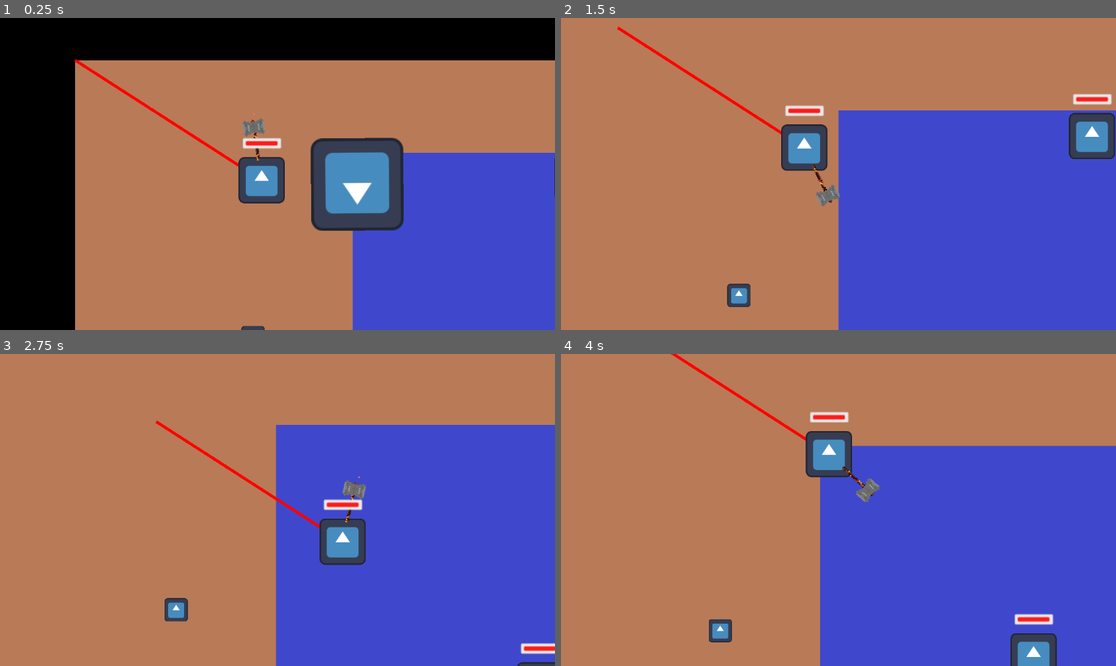
Above: before the commit, frames 1-4 (two rows, left to right).
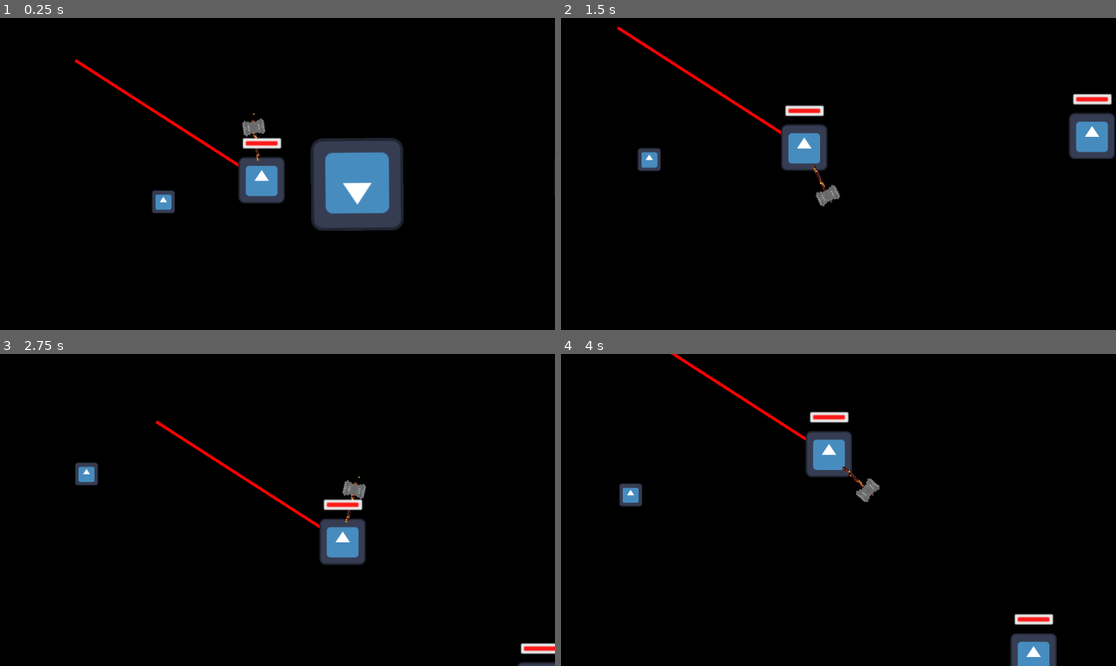
Above: after the commit, the same moments.

Repository: Arthexs/Rising-gamejam
Game: Godot game, scene res://Scenes/Main/main.tscn
The game is run twice, just before and just after one commit, with the same random seed, the same clock (stepped at 60 frames per second) and the same inputs. The engine's default icon, where the game draws it, is replaced by a stand-in: a white triangle on a blue panel in a dark square.
Inputs (mouse positions are in pixels of both pictures, inside the frame that each line leads up to):
- Up to frame 1 (0.25 s): no input
- Up to frame 2 (1.5 s): move the mouse to (960, 158) at 0.52 s; hold D (Right) 0.53-1.28 s; move the mouse to (727, 189) at 1.27 s; hold S (Down) from 1.28 s (still down)
- Up to frame 3 (2.75 s): move the mouse to (333, 441) at 2.02 s; release S (Down) at 2.03 s; hold D (Right) from 2.03 s (still down)
- Up to frame 4 (4 s): move the mouse to (810, 572) at 2.77 s; release D (Right) at 2.78 s; hold W (Up) 2.78-3.53 s; move the mouse to (1005, 556) at 3.52 s; hold A (Left) from 3.53 s (still down)

The runs differ from the first frame. In frame 1, 68% of the frame differs, in the area x 13-100%, y 13-100%; in frame 2, 97%; in frame 3, 98%, in the area x 0-100%, y 0-100%; in frame 4, 97%.

Commit message:
Made items display label via popup_manager node

Diff:
--- a/Globals/globals.gd
+++ b/Globals/globals.gd
@@ -4,6 +4,14 @@
 
 @export var melee1_packed_scene: PackedScene = preload("res://Scenes/Mobs/melee_mob.tscn") as PackedScene
 @export var ranged1_packed_scene: PackedScene = preload("res://Scenes/Mobs/ranged_mob.tscn") as PackedScene
+
+var popup_manager: PopupManager
+
+func _ready() -> void:
+	for node: Node in get_tree().root.get_children():
+		if node.name == "Main":
+			popup_manager = node.find_child("Popup_manager")
+	print(popup_manager.name)
 
 enum directions {UP, RIGHT, DOWN, LEFT}
 
--- /dev/null
+++ b/Scenes/HUD/pop-up-label.tscn
@@ -0,0 +1,15 @@
+[gd_scene load_steps=2 format=3 uid="uid://p3kj4wwphiv8"]
+
+[ext_resource type="FontFile" uid="uid://tqsi6g8j2pre" path="res://Assets/Fonts/arcadeclassic/ARCADECLASSIC.TTF" id="1_lxper"]
+
+[node name="Label" type="Label"]
+modulate = Color(1, 1, 1, 0)
+offset_right = 515.0
+offset_bottom = 525.0
+scale = Vector2(0.25, 0.25)
+theme_override_fonts/font = ExtResource("1_lxper")
+theme_override_font_sizes/font_size = 40
+text = "AAAAAAAAAAAIAAAAAAAAAAA"
+horizontal_alignment = 1
+vertical_alignment = 2
+autowrap_mode = 3
--- a/Scenes/Items/item.gd
+++ b/Scenes/Items/item.gd
@@ -2,9 +2,53 @@
 
 class_name BaseItem
 
-@export var player: Player
+#@export var player: Player
+@export var interaction_range: CollisionShape2D
+@export var description_label: Label
 var cost: int = 10
 var text: String = "Test item with text"
+var fade_time: float = 0.4
 
-#func buy()
-	#
+var placed_label_position: Vector2
+
+var is_showing: bool = false
+
+
+
+func _ready() -> void:
+	print("get position")
+	print(interaction_range.shape.get_rect().position)
+	#print(position)
+	print(global_position)
+	#print("printed")
+	#description_label.text = text
+
+#func _process(delta: float) -> void:
+	# Reparent label to top layer if not done already
+	#if description_label.get_parent() is BaseItem:
+		#for node: Node in get_tree().root.get_children():
+			#if node.name == "Main":
+				#description_label.position = Vector2.ZERO
+				##print(description_label.position)
+				##var prev_transform: Transform2D = node.position
+				##print(prev_transform)
+				#description_label.reparent(node)
+				##description_label.position = Vector2.ZERO
+				#print(description_label.position)
+				#print(description_label.get_parent().name)
+				#description_label.move_to_front()
+				#print(description_label)
+		#print(description_label.text)
+
+func remove_label() -> void:
+	if is_showing:
+		print("removing shown label at", placed_label_position)
+		is_showing = false
+		Globals.popup_manager.remove_label(placed_label_position.x, placed_label_position.y)
+
+func make_label() -> void:
+	if not is_showing:
+		is_showing = true
+		placed_label_position = global_position - Vector2(0, interaction_range.shape.get_rect().size.y/2*scale.y)
+		print("placed at: ", placed_label_position)
+		Globals.popup_manager.place_label(placed_label_position.x, placed_label_position.y, text, fade_time)
--- a/Scenes/Items/item.tscn
+++ b/Scenes/Items/item.tscn
@@ -4,16 +4,18 @@
 [ext_resource type="Texture2D" uid="uid://ccrdslwfsw0xn" path="res://icon.svg" id="1_nd5d4"]
 
 [sub_resource type="CircleShape2D" id="CircleShape2D_eb5tt"]
-radius = 16.0
+radius = 160.0
 
-[node name="Item" type="Sprite2D"]
+[node name="Item" type="Sprite2D" node_paths=PackedStringArray("interaction_range")]
 scale = Vector2(0.125, 0.125)
 texture = ExtResource("1_nd5d4")
 script = ExtResource("1_eb5tt")
+interaction_range = NodePath("InteractionRange/CollisionShape2D")
 
 [node name="InteractionRange" type="Area2D" parent="."]
 collision_layer = 8
 collision_mask = 8
+monitoring = false
 
 [node name="CollisionShape2D" type="CollisionShape2D" parent="InteractionRange"]
 shape = SubResource("CircleShape2D_eb5tt")
--- a/Scenes/Items/test_item.gd
+++ b/Scenes/Items/test_item.gd
@@ -1,4 +1,5 @@
 extends BaseItem
 
 func _ready() -> void:
+	super._ready()
 	cost = 20
--- /dev/null
+++ b/Scenes/Main/HUD.gd
@@ -0,0 +1,61 @@
+extends Control
+
+class_name PopupManager
+
+@export var popup_packed_scene: PackedScene
+
+var popups: Array[Label] = []
+var popups_fade_rate: Array[int] = []
+var popups_is_showing: Array[int] = []
+
+var label_correction: Vector2
+
+func _ready() -> void:
+	var label_scene: Label = popup_packed_scene.instantiate()
+	label_correction = label_scene.size*label_scene.scale - Vector2(label_scene.size.x/2*label_scene.scale.x, 0) #-label_scene.position
+	#print(label_correction)
+
+func place_label(x: float, y: float, text: String, fade_time: float) -> void:
+	var pos: Vector2 = Vector2(x, y) - label_correction
+
+	var label: Label = popup_packed_scene.instantiate()
+
+	label.set_global_position(pos)
+	label.text = text
+
+	add_child(label)
+	popups.append(label)
+
+	var fade_rate: int = int(255/(fade_time/get_physics_process_delta_time()))
+	popups_fade_rate.append(fade_rate)
+
+	popups_is_showing.append(fade_rate)
+
+func remove_label(x: float, y: float) -> void:
+	var pos: Vector2 = Vector2(x, y) - label_correction
+	for i: int in range(popups.size()):
+		var label: Label = popups[i]
+		var epsilon: float = 0.001
+		if label.global_position.distance_squared_to(pos) <= epsilon:
+			popups_is_showing[i] = false
+
+func _physics_process(delta: float) -> void:
+	var i: int = 0
+	while i < popups.size():
+		var label: Label = popups[i]
+		if popups_is_showing[i]:
+			label.modulate.a8 += popups_fade_rate[i]
+			min(label.modulate.a8, 255)
+		else:
+			label.modulate.a8 -= popups_fade_rate[i]
+			if label.modulate.a8 <= 0:
+				delete_label(i)
+				i -= 1
+		i += 1
+
+func delete_label(i: int) -> void:
+	var label: Label = popups[i]
+	popups.remove_at(i)
+	popups_fade_rate.remove_at(i)
+	popups_is_showing.remove_at(i)
+	label.queue_free()
--- a/Scenes/Main/main.tscn
+++ b/Scenes/Main/main.tscn
@@ -7,6 +7,8 @@
 [ext_resource type="PackedScene" uid="uid://djwlxf205tx6g" path="res://Scenes/Map/main_tile_map_layer.tscn" id="4_5yls4"]
 [ext_resource type="PackedScene" uid="uid://c77rs567yitg2" path="res://Scenes/Mobs/melee_mob.tscn" id="5_p6jpk"]
 [ext_resource type="PackedScene" uid="uid://2hfgbvgo20vm" path="res://Scenes/Items/item.tscn" id="5_xlvfx"]
+[ext_resource type="Script" uid="uid://dimyamu77iil1" path="res://Scenes/Main/HUD.gd" id="8_hryqi"]
+[ext_resource type="PackedScene" uid="uid://p3kj4wwphiv8" path="res://Scenes/HUD/pop-up-label.tscn" id="9_imbg2"]
 
 [node name="Main" type="Node2D"]
 script = ExtResource("1_1r6ip")
@@ -19,7 +21,7 @@
 mob_scene = ExtResource("5_p6jpk")
 
 [node name="Item" parent="." instance=ExtResource("5_xlvfx")]
-position = Vector2(123, 192)
+position = Vector2(61, 98)
 
 [node name="RangedMob" parent="." node_paths=PackedStringArray("player") instance=ExtResource("2_p6jpk")]
 position = Vector2(347, 81)
@@ -34,6 +36,17 @@
 lock_rotation = true
 player = NodePath("../Player")
 
+[node name="CanvasGroup" type="CanvasGroup" parent="."]
+
+[node name="Popup_manager" type="Control" parent="CanvasGroup"]
+unique_name_in_owner = true
+layout_mode = 3
+anchors_preset = 0
+offset_right = 40.0
+offset_bottom = 40.0
+script = ExtResource("8_hryqi")
+popup_packed_scene = ExtResource("9_imbg2")
+
 [connection signal="change_room" from="MainTileMapLayer" to="PlayerCamera" method="limit_to_room"]
 [connection signal="do_screenshake" from="MainTileMapLayer" to="PlayerCamera" method="shake_cam"]
 [connection signal="hurtbox_hit" from="Player" to="MainTileMapLayer" method="_on_player_hurtbox_hit"]
--- a/Scenes/Map/room_start.tscn
+++ b/Scenes/Map/room_start.tscn
@@ -45,5 +45,6 @@
 tilemap = NodePath("RoomStart")
 
 [node name="RoomStart" type="TileMapLayer" parent="."]
+visible = false
 tile_map_data = PackedByteArray("AAAAAAAAAAAEAAAAAAAAAAEAAAAEAAAAAAAAAAIAAAAEAAAAAAAAAAMAAAAEAAAAAAAAAAQAAAAEAAAAAAAAAA …(18496 unchanged characters)…
 tile_set = SubResource("TileSet_ndu2j")
--- a/Scenes/Player/player.gd
+++ b/Scenes/Player/player.gd
@@ -3,6 +3,7 @@
 
 @export var speed = 100 # How fast the player will move (pixels/sec).
 @export var hurtbox: Area2D
+@export var collision_box: CollisionShape2D
 @export var health_module: HealthModule
 
 var applied_velocity: Vector2 = Vector2.ZERO
@@ -87,9 +88,35 @@
 	var areas_overlapping: Array[Area2D] = hurtbox.get_overlapping_areas()
 	var closest_item: BaseItem = BaseItem.new()
 	closest_item.cost = -1
+	var closest_item_distance: float = INF
+
+	var player_center: Vector2 = collision_box.shape.get_rect().position + collision_box.shape.get_rect().size/2
+
 	for area: Area2D in areas_overlapping:
 		var collider_root: Node2D = area.owner
 		if not collider_root is BaseItem:
 			continue
 
 		var item: BaseItem = collider_root as BaseItem
+		#print(d)
+
+		var item_pos: Vector2 = item.interaction_range.shape.get_rect().size/2 + item.interaction_range.global_position
+		var item_dist: float = (item_pos-player_center).length()
+		if item_dist < closest_item_distance:
+			closest_item_distance = item_dist
+			closest_item = item
+		else:
+			item.remove_label()
+			# Maybe delete closest_item if cost -1 if it is not automatically deleted
+
+	if closest_item.cost != -1:
+		closest_item.make_label()
+
+func _on_hitbox_area_exited(area: Area2D) -> void:
+	var collider_root: Node2D = area.owner
+	if not collider_root is BaseItem:
+		return
+
+	#print("removing label")
+	var item: BaseItem = collider_root as BaseItem
+	item.remove_label()
--- a/Scenes/Player/player.tscn
+++ b/Scenes/Player/player.tscn
@@ -110,10 +110,10 @@
 [sub_resource type="RectangleShape2D" id="RectangleShape2D_mtuoh"]
 size = Vector2(32, 32)
 
-[node name="Player" type="CharacterBody2D" node_paths=PackedStringArray("hurtbox", "health_module")]
-position = Vector2(0, -4)
+[node name="Player" type="CharacterBody2D" node_paths=PackedStringArray("hurtbox", "collision_box", "health_module")]
 script = ExtResource("1_a3d8c")
 hurtbox = NodePath("Hitbox")
+collision_box = NodePath("CollisionShape2D")
 health_module = NodePath("HealthModule")
 metadata/_edit_group_ = true
 
@@ -158,4 +158,5 @@
 [node name="HealthModule" parent="." node_paths=PackedStringArray("box") instance=ExtResource("4_mtuoh")]
 box = NodePath("../CollisionShape2D")
 
+[connection signal="area_exited" from="Hitbox" to="." method="_on_hitbox_area_exited"]
 [connection signal="body_shape_entered" from="Hitbox" to="." method="_on_hurt_box_body_shape_entered"]
--- a/project.godot
+++ b/project.godot
@@ -22,6 +22,10 @@
 [dotnet]
 
 project/assembly_name="Rising-gamejam"
+
+[gui]
+
+theme/default_font_antialiasing=0
 
 [input]
 
Binary file added: Assets/Fonts/arcadeclassic/ARCADECLASSIC.TTF
Not shown, added: Assets/Fonts/arcadeclassic/ARCADECLASSIC.TTF.import
Not shown, added: Assets/Fonts/arcadeclassic/pizzadudedotdk.txt
Not shown, added: Scenes/Main/HUD.gd.uid
Not shown: 1 places in Scenes/Main/main.tscn that only renumber resources
